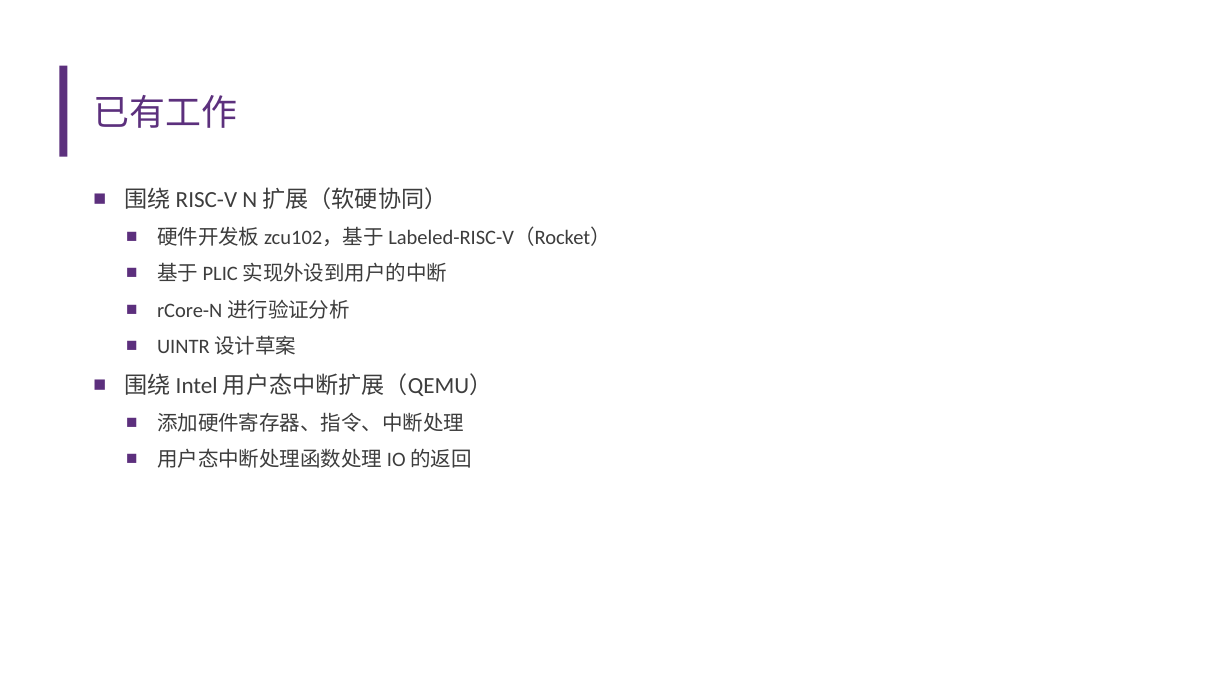
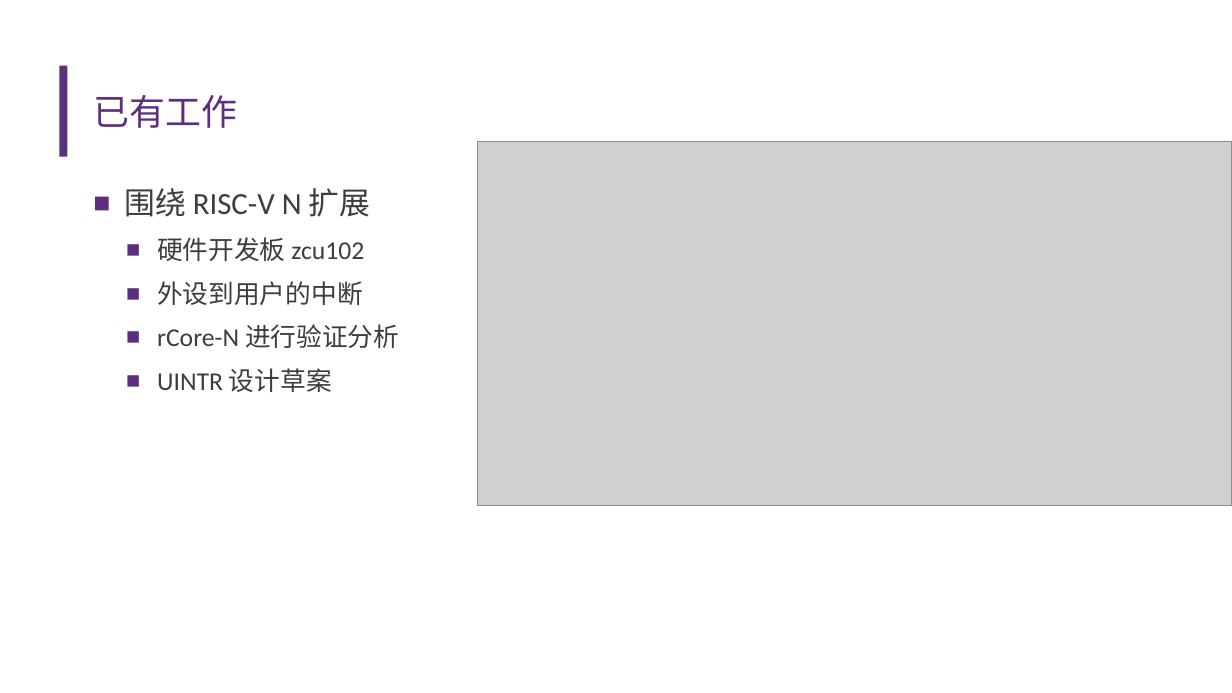
Before and after one commit to U-interrupt/uintr, a slide deck: slide 4 of doc/开题报告.pptx. Drawn at 1232x693 pixels with LibreOffice and Linux fonts; fonts in the diff are those of the drawing; grey boxes stand for pictures; background and template pictures are left out. Boxes give left, top, right and bottom in pixels: in the first picture for what was removed or moved away, otherwise in the second. Text is boxed around its words. In the diff, an @@ line names an element or a change of style, - is before the commit and + after.

```diff
--- a/doc/开题报告.pptx
+++ b/doc/开题报告.pptx
@@ picture added at <box>477,141,1232,506</box> @@
@@ text at <box>124,188,371,305</box>: text changed; size 16 to 20 pt @@
-■ 围绕 RISC-V N 扩展（软硬协同）
-  ■ 硬件开发板 zcu102，基于 Labeled-RISC-V（Rocket）
-  ■ 基于 PLIC 实现外设到用户的中断
+■ 围绕 RISC-V N 扩展
+  ■ 硬件开发板 zcu102
+  ■ 外设到用户的中断
@@ text at <box>157,324,399,392</box>: size 16 to 20 pt in "rCore-N 进行验证分析", "UINTR 设计草案" @@
@@ text at <box>124,373,492,468</box>: paragraphs removed @@
-■ 围绕 Intel 用户态中断扩展（QEMU）
-  ■ 添加硬件寄存器、指令、中断处理
-  ■ 用户态中断处理函数处理 IO 的返回
```
Also in this commit, not shown: 5 other slides changed, 5 slides added, 1 slide removed.
